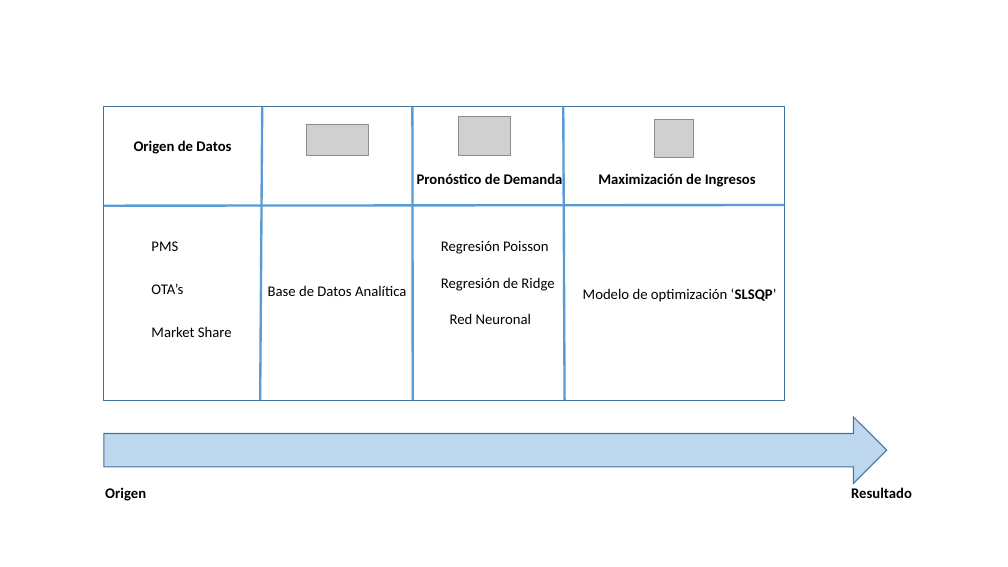
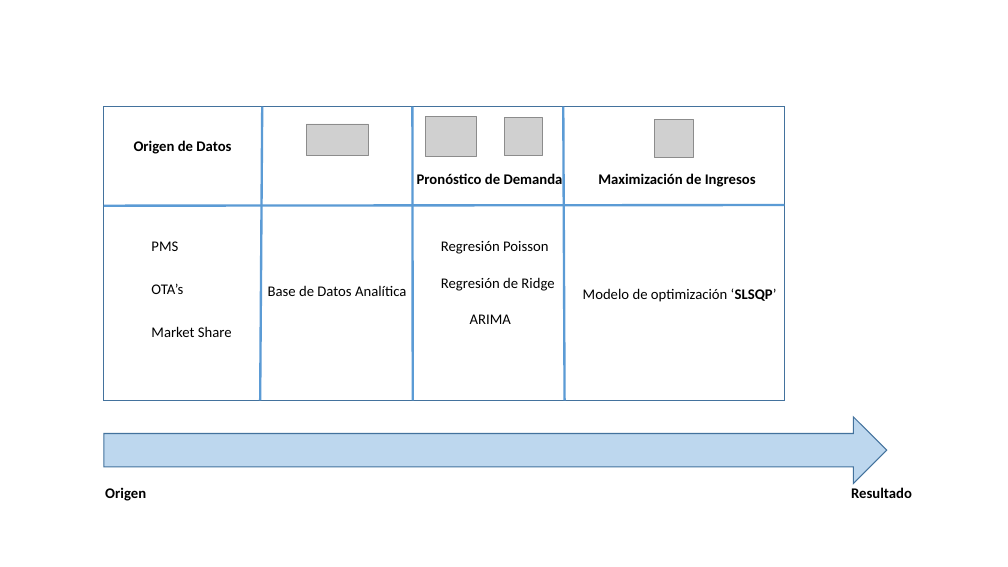
Before and after one commit to oscardaniel88/mcdatos_estancia, a slide deck: slide 2 of Referencias/Arquitectura.pptx. Drawn at 1008x567 pixels with LibreOffice and Linux fonts; fonts in the diff are those of the drawing; grey boxes stand for pictures. Boxes give left, top, right and bottom in pixels: in the first picture for what was removed or moved away, otherwise in the second. Text is boxed around its words. In the diff, an @@ line names an element or a change of style, - is before the commit and + after.

```diff
--- a/Referencias/Arquitectura.pptx
+++ b/Referencias/Arquitectura.pptx
@@ picture: place and size @@
-picture at [459, 116, 510, 157]
+picture at [426, 116, 477, 157]
@@ picture added at [504, 117, 543, 156] @@
@@ text at [470, 314, 511, 324]: text changed @@
-Red Neuronal
+ARIMA
```
Also in this commit, not shown: 1 other slide changed, 2 other files.
